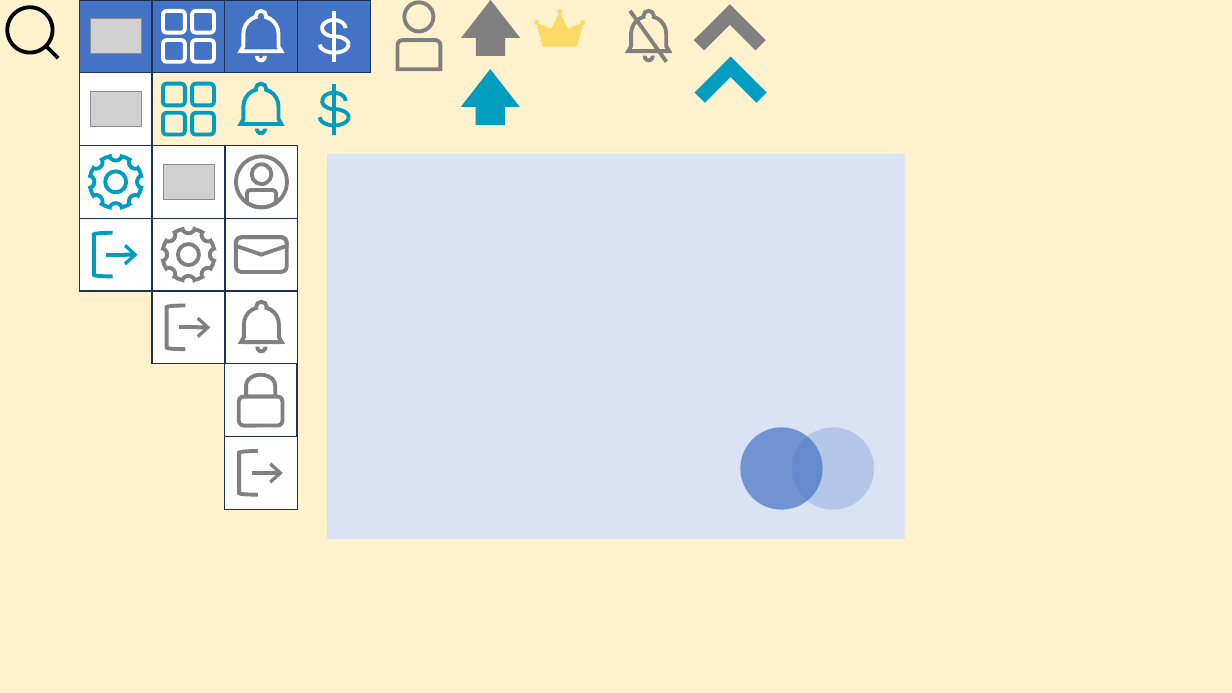
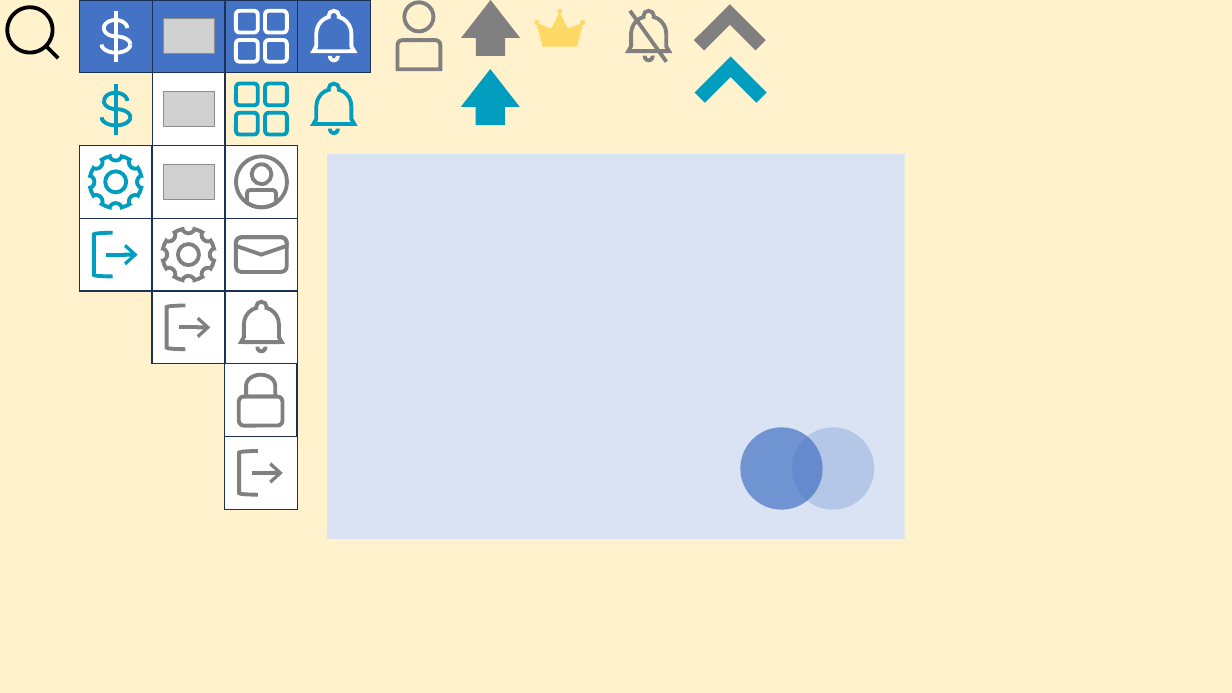
Before and after one commit to tkuProject/Project, a slide deck: slide 1 of src/assets/images/圖的原檔.pptx. Drawn at 1232x693 pixels with LibreOffice and Linux fonts; fonts in the diff are those of the drawing; grey boxes stand for pictures. Boxes give left, top, right and bottom in pixels: in the first picture for what was removed or moved away, otherwise in the second. Text is boxed around its words. In the diff, an @@ line names an element or a change of style, - is before the commit and + after.

```diff
--- a/src/assets/images/圖的原檔.pptx
+++ b/src/assets/images/圖的原檔.pptx
@@ 12 arc (boxed as its full ellipse)s, 2 lines: place and size @@
-12 arc (boxed as its full ellipse)s, 2 lines at box(320, 11, 348, 135)
+12 arc (boxed as its full ellipse)s, 2 lines at box(102, 11, 130, 135)
@@ 8 rounded rectangles, 2 pictures, 2 freeform shapes, 2 arch (boxed as its full ring)s, 1 rectangle: place and size @@
-8 rounded rectangles, 2 pictures, 2 freeform shapes, 2 arch (boxed as its full ring)s, 1 rectangle at box(79, 11, 281, 146)
+8 rounded rectangles, 2 pictures, 2 freeform shapes, 2 arch (boxed as its full ring)s, 1 rectangle at box(152, 11, 354, 146)
```
Also in this commit, not shown: 12 other files.
